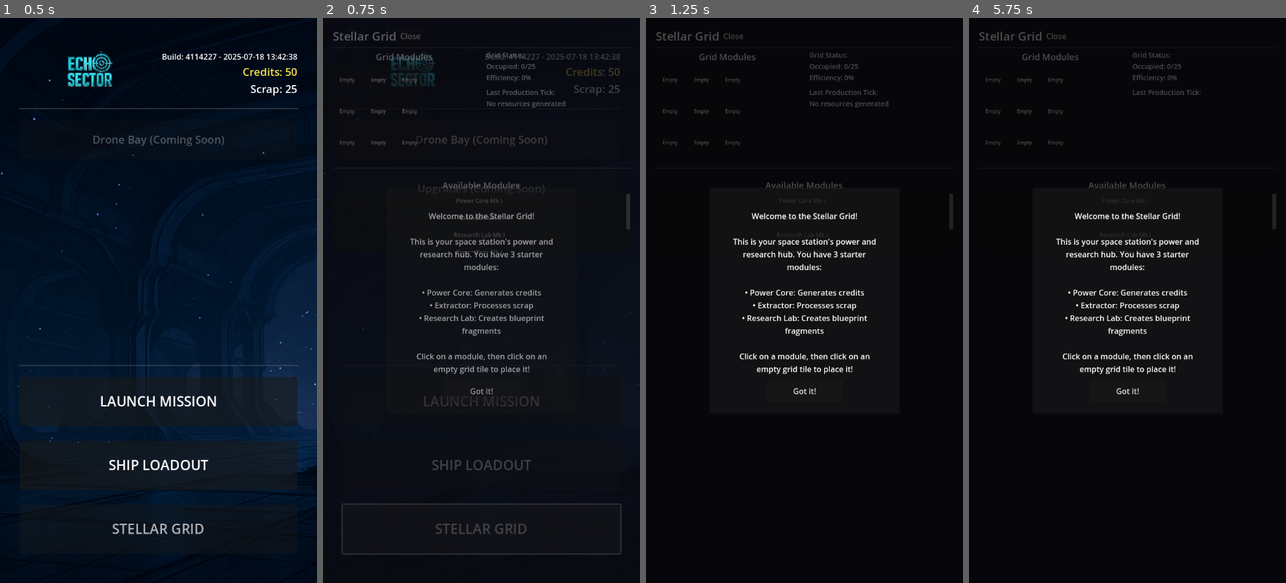
Above: before the commit, frames 1-4 (left to right).
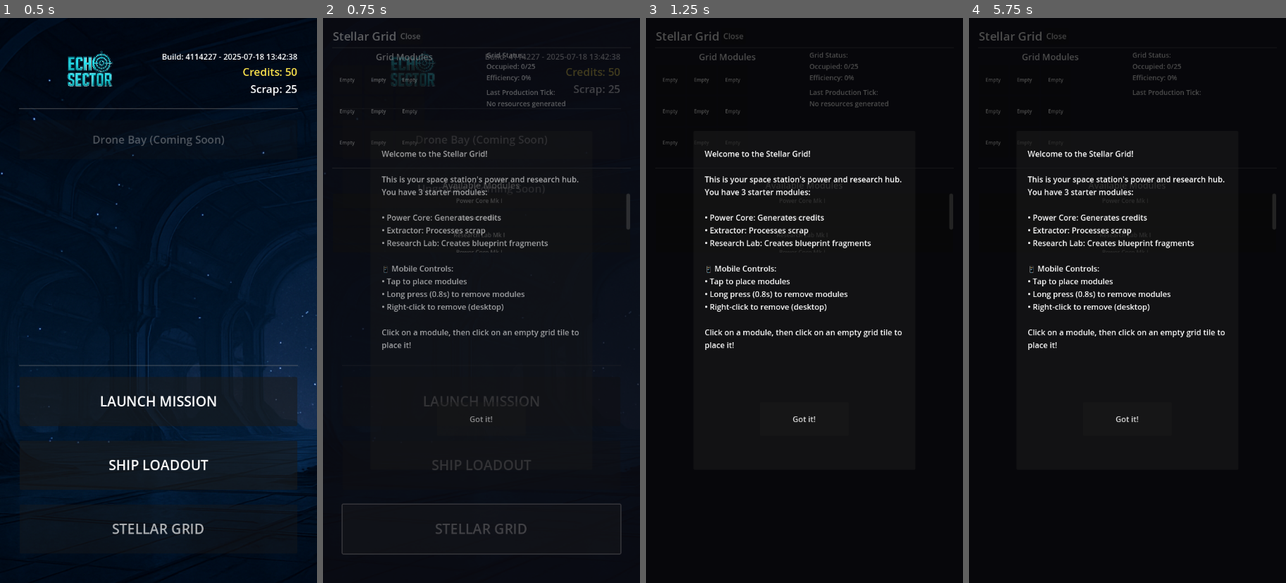
Above: after the commit, the same moments.

Repository: samjhill/echo-sector
Game: Godot game, scene res://scenes/menus/hangar.tscn
Two runs of this game, one before a commit and one after it. Both use one fixed random seed, a clock stepped at 60 frames per second and the inputs below.
Inputs:
- Up to frame 1 (0.5 s): no input
- Up to frame 2 (0.75 s): click "STELLAR GRID" at 0.5 s
- Up to frame 3 (1.25 s): no input
- Up to frame 4 (5.75 s): click "Empty" at 1.25 s; click "Empty" at 2 s; click "Empty" at 2.75 s; click "Empty" at 3.5 s; click "Empty" at 4.25 s; click "Empty" at 5 s

Frame 1 is identical in both runs. In frame 2, 3.7% of the frame differs, in the area x 18-81%, y 23-72%; in frame 3, 4.2%, in the area x 17-81%, y 21-72%; in frame 4, 4.2%.

Commit message:
better tutorial

Diff:
--- a/scripts/ui/stellar_grid_ui.gd
+++ b/scripts/ui/stellar_grid_ui.gd
@@ -17,6 +17,12 @@
 var grid_tile_buttons: Array[Array] = []
 var selected_item: Item = null
 var drag_preview: TextureRect
+
+# Mobile-friendly removal system
+var long_press_timer: Timer
+var long_press_duration: float = 0.8  # 800ms for long press
+var pressed_tile: Vector2i = Vector2i(-1, -1)
+var is_long_pressing: bool = false
 
 # Grid configuration
 var grid_size: Vector2i = Vector2i(3, 3)  # Start with 3x3
@@ -40,6 +46,7 @@
 	create_grid_ui()
 	setup_inventory_display()
 	connect_signals()
+	setup_long_press_system()
 
 	# Check if tutorial should be shown
 	if not PlayerData.get_tutorial_completed("stellar_grid", false):
@@ -86,10 +93,9 @@
 	button.add_theme_color_override("font_color", Color.WHITE)
 	button.add_theme_color_override("font_hover_color", Color.YELLOW)
 
-	# Connect signals
+	# Connect signals for mobile-friendly interaction
 	button.pressed.connect(_on_tile_button_pressed.bind(grid_position))
-	button.mouse_entered.connect(_on_tile_hovered.bind(grid_position))
-	button.mouse_exited.connect(_on_tile_unhovered.bind(grid_position))
+	button.gui_input.connect(_on_tile_gui_input.bind(grid_position))
 
 	return button
 
@@ -106,6 +112,14 @@
 	# Connect close button
 	if close_button != null:
 		close_button.pressed.connect(_on_close_button_pressed)
+
+func setup_long_press_system():
+	"""Setup the long press timer for mobile-friendly removal"""
+	long_press_timer = Timer.new()
+	long_press_timer.wait_time = long_press_duration
+	long_press_timer.one_shot = true
+	long_press_timer.timeout.connect(_on_long_press_timeout)
+	add_child(long_press_timer)
 
 func update_inventory_display():
 	"""Update the inventory display with grid-compatible items"""
@@ -203,6 +217,112 @@
 			update_inventory_display()
 		else:
 			print("Failed to place item at: ", grid_position)
+	elif grid_manager.get_tile(grid_position) != null and grid_manager.get_tile(grid_position).is_occupied():
+		# Show info about the placed item
+		var tile = grid_manager.get_tile(grid_position)
+		var item = tile.get_item()
+		print("Tile at ", grid_position, " contains: ", item.name)
+	else:
+		print("No item selected and tile is empty")
+
+func _on_tile_gui_input(event: InputEvent, grid_position: Vector2i):
+	"""Handle mobile-friendly input for tile interaction"""
+	if event is InputEventScreenTouch:
+		var touch_event = event as InputEventScreenTouch
+		if touch_event.pressed:
+			# Start long press timer
+			pressed_tile = grid_position
+			is_long_pressing = false
+			long_press_timer.start()
+			# Visual feedback for long press start
+			show_long_press_indicator(grid_position, true)
+		else:
+			# Touch released
+			if not is_long_pressing:
+				# Short press - handle normally
+				_on_tile_button_pressed(grid_position)
+			# Reset long press state
+			pressed_tile = Vector2i(-1, -1)
+			is_long_pressing = false
+			long_press_timer.stop()
+			# Remove visual feedback
+			show_long_press_indicator(grid_position, false)
+	elif event is InputEventMouseButton:
+		var mouse_event = event as InputEventMouseButton
+		if mouse_event.button_index == MOUSE_BUTTON_RIGHT and mouse_event.pressed:
+			# Right click - remove item
+			remove_item_from_tile(grid_position)
+		elif mouse_event.button_index == MOUSE_BUTTON_LEFT and mouse_event.pressed:
+			# Left click - handle normally
+			_on_tile_button_pressed(grid_position)
+
+func _on_long_press_timeout():
+	"""Handle long press timeout for item removal"""
+	if pressed_tile != Vector2i(-1, -1):
+		is_long_pressing = true
+		remove_item_from_tile(pressed_tile)
+		show_removal_feedback(pressed_tile)
+
+func remove_item_from_tile(grid_position: Vector2i):
+	"""Remove item from a grid tile"""
+	var tile = grid_manager.get_tile(grid_position)
+	if tile != null and tile.is_occupied():
+		var removed_item = grid_manager.remove_item(grid_position)
+		if removed_item != null:
+			print("Removed ", removed_item.name, " from position ", grid_position)
+			# Add item back to inventory
+			PlayerData.add_item_to_inventory(removed_item)
+			update_grid_display()
+			update_inventory_display()
+			show_removal_feedback(grid_position)
+		else:
+			print("Failed to remove item from position ", grid_position)
+	else:
+		print("No item to remove at position ", grid_position)
+
+func show_removal_feedback(grid_position: Vector2i):
+	"""Show visual feedback for item removal"""
+	# Create a temporary visual feedback
+	var feedback = ColorRect.new()
+	feedback.color = Color.RED
+	feedback.modulate.a = 0.5
+	feedback.anchor_right = 1.0
+	feedback.anchor_bottom = 1.0
+
+	var tile_button = grid_tile_buttons[grid_position.x][grid_position.y]
+	tile_button.add_child(feedback)
+
+	# Animate the feedback
+	var tween = create_tween()
+	tween.tween_property(feedback, "modulate:a", 0.0, 0.5)
+	tween.tween_callback(feedback.queue_free)
+
+func show_long_press_indicator(grid_position: Vector2i, show: bool):
+	"""Show/hide visual indicator for long press"""
+	var tile_button = grid_tile_buttons[grid_position.x][grid_position.y]
+	if tile_button == null:
+		return
+
+	# Remove existing indicator
+	var existing_indicator = tile_button.get_node_or_null("LongPressIndicator")
+	if existing_indicator != null:
+		existing_indicator.queue_free()
+
+	if show:
+		# Create new indicator
+		var indicator = ColorRect.new()
+		indicator.name = "LongPressIndicator"
+		indicator.color = Color.ORANGE
+		indicator.modulate.a = 0.3
+		indicator.anchor_right = 1.0
+		indicator.anchor_bottom = 1.0
+		tile_button.add_child(indicator)
+
+		# Animate the indicator
+		var tween = create_tween()
+		tween.set_loops()
+		tween.tween_property(indicator, "modulate:a", 0.6, 0.4)
+		tween.tween_property(indicator, "modulate:a", 0.3, 0.4)
 
 func _on_tile_hovered(grid_position: Vector2i):
 	"""Handle tile hover for visual feedback"""
@@ -321,29 +441,29 @@
 	add_child(tutorial_overlay)
 
 	var tutorial_panel = Panel.new()
-	tutorial_panel.anchor_left = 0.2
-	tutorial_panel.anchor_right = 0.8
-	tutorial_panel.anchor_top = 0.3
-	tutorial_panel.anchor_bottom = 0.7
+	tutorial_panel.anchor_left = 0.15
+	tutorial_panel.anchor_right = 0.85
+	tutorial_panel.anchor_top = 0.2
+	tutorial_panel.anchor_bottom = 0.8
 	tutorial_overlay.add_child(tutorial_panel)
 
 	var tutorial_text = Label.new()
-	tutorial_text.text = "Welcome to the Stellar Grid!\n\nThis  …(149 unchanged characters)… rch Lab: Creates blueprint fragments\n\nClick on a module, then click on an empty grid tile to place it!"
-	tutorial_text.anchor_left = 0.1
-	tutorial_text.anchor_right = 0.9
-	tutorial_text.anchor_top = 0.1
-	tutorial_text.anchor_bottom = 0.8
+	tutorial_text.text = "Welcome to the Stellar Grid!\n\nThis  …(149 unchanged characters)… rch Lab: Creates blueprint fragments\n\n📱 Mobile Controls:\n• Tap to place modules\n• Long press (0.8s) to remove modules\n• Right-click to remove (desktop)\n\nClick on a module, then click on an empty grid tile to place it!"
+	tutorial_text.anchor_left = 0.05
+	tutorial_text.anchor_right = 0.95
+	tutorial_text.anchor_top = 0.05
+	tutorial_text.anchor_bottom = 0.75
 	tutorial_text.autowrap_mode = TextServer.AUTOWRAP_WORD_SMART
-	tutorial_text.horizontal_alignment = HORIZONTAL_ALIGNMENT_CENTER
-	tutorial_text.vertical_alignment = VERTICAL_ALIGNMENT_CENTER
+	tutorial_text.horizontal_alignment = HORIZONTAL_ALIGNMENT_LEFT
+	tutorial_text.vertical_alignment = VERTICAL_ALIGNMENT_TOP
 	tutorial_panel.add_child(tutorial_text)
 
 	var close_button = Button.new()
 	close_button.text = "Got it!"
 	close_button.anchor_left = 0.3
 	close_button.anchor_right = 0.7
-	close_button.anchor_top = 0.85
-	close_button.anchor_bottom = 0.95
+	close_button.anchor_top = 0.8
+	close_button.anchor_bottom = 0.9
 	close_button.pressed.connect(func():
 		tutorial_overlay.queue_free()
 		_on_tutorial_completed()
